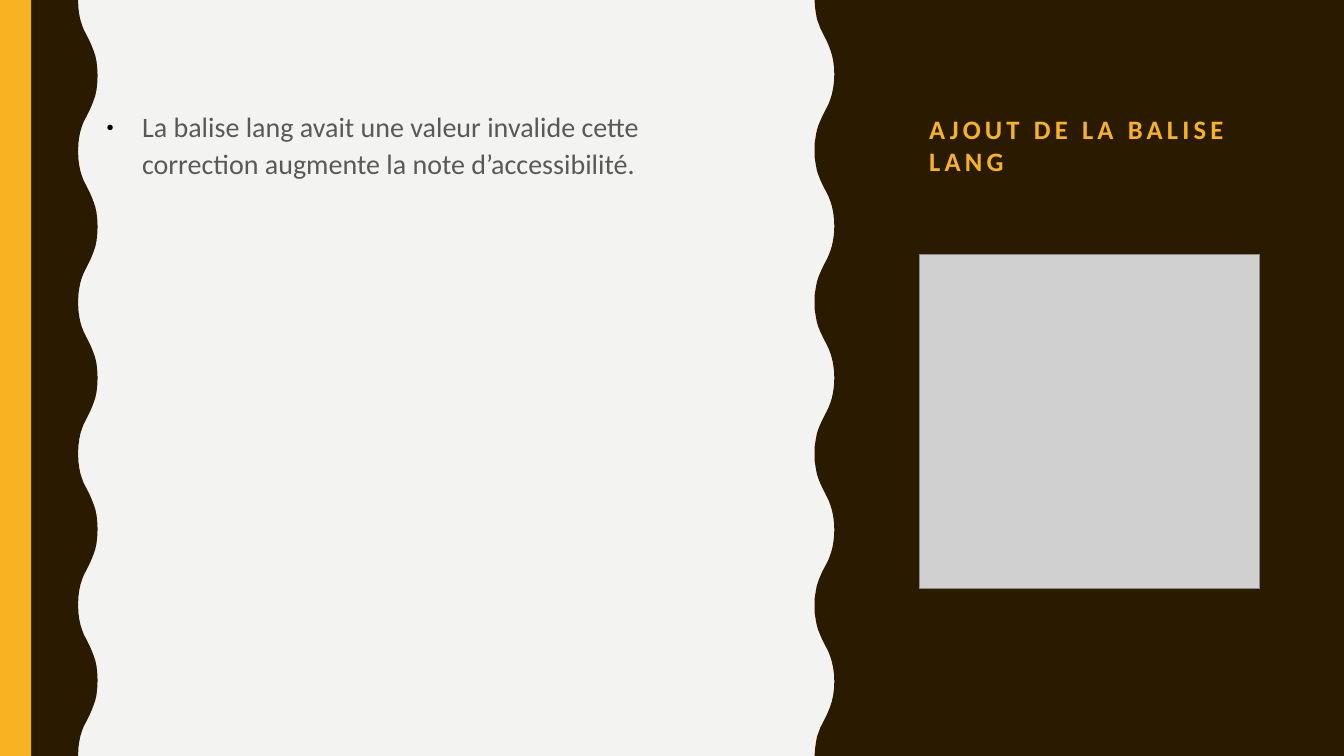
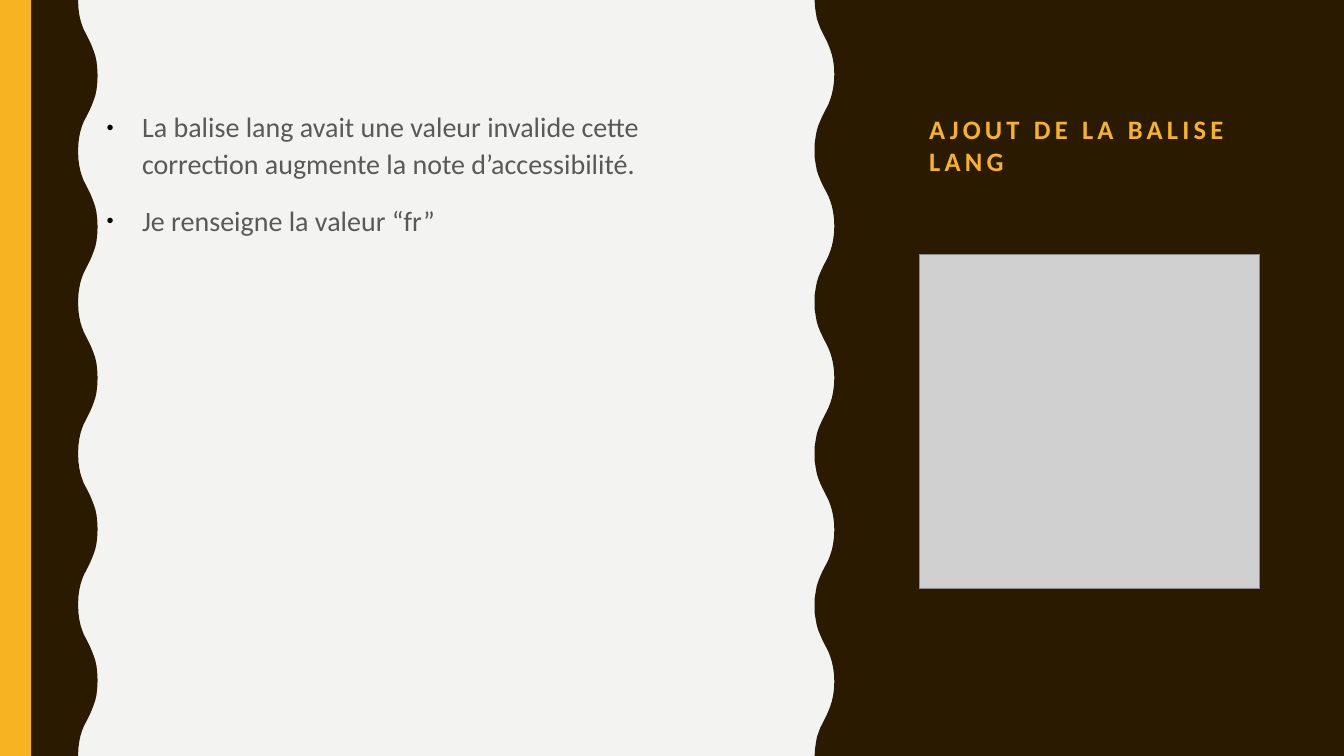
Before and after one commit to Fibre44/DENISNicolas_4_09112021, a slide deck: slide 12 of Soutenance/Soutenance.odp (slide 13 before the commit). Drawn at 1344x756 pixels with LibreOffice and Linux fonts; fonts in the diff are those of the drawing; grey boxes stand for pictures. Boxes give left, top, right and bottom in pixels: in the first picture for what was removed or moved away, otherwise in the second. Text is boxed around its words. In the diff, an @@ line names an element or a change of style, - is before the commit and + after.

```diff
--- a/Soutenance/Soutenance.odp
+++ b/Soutenance/Soutenance.odp
@@ text at [142, 211, 435, 236]: paragraph added @@
+● Je renseigne la valeur “fr”
```
Also in this commit, not shown: 3 other slides changed, 3 slides added, 2 slides removed, 2 other files.
